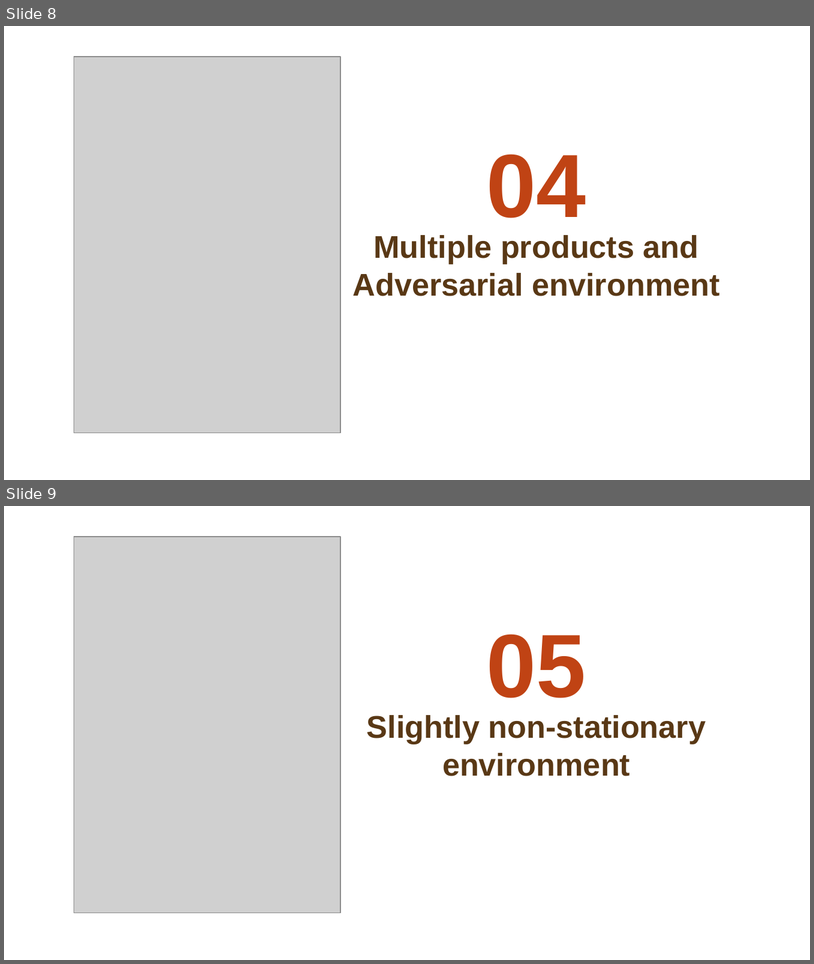
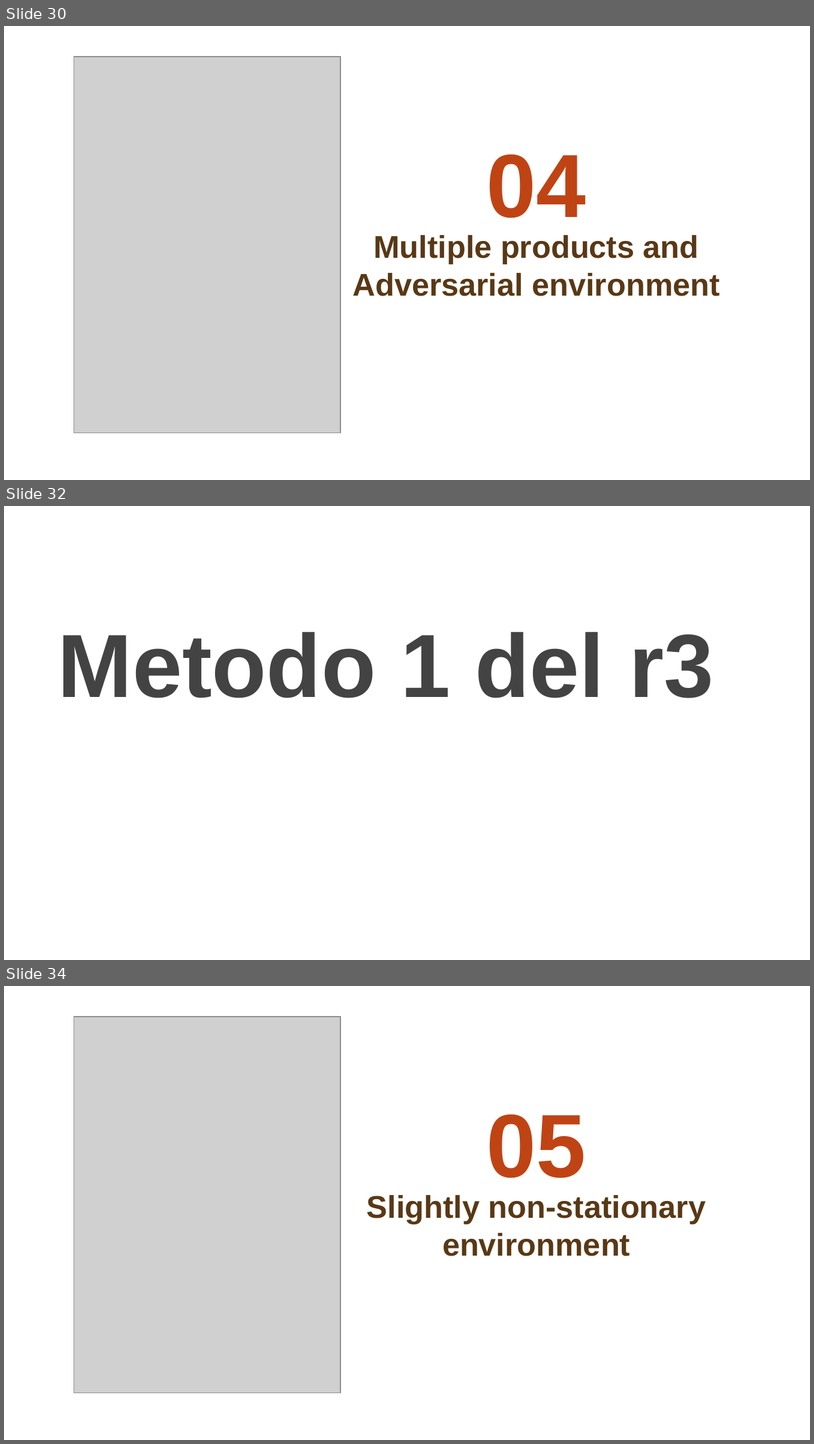
Before and after one commit to matteopasqual02/OLA-2025-project, a slide deck: presentation.pptx. Shown one above the other, each under a label of ours: slides 8 and 9 before the commit, slides 30, 32 and 34 after it; the slides between them are not shown. The pictures are 814x964 and 814x1444 pixels, drawn with LibreOffice and Linux fonts; fonts in the diff are those of the drawing; grey boxes stand for pictures; background and template pictures are left out. Boxes give left, top, right and bottom in pixels: in the first picture for what was removed or moved away, otherwise in the second. Text is boxed around its words. In the diff, an @@ line names an element or a change of style, - is before the commit and + after.

```diff
--- a/presentation.pptx
+++ b/presentation.pptx
@@ slide 32 added at (4, 506, 810, 960), background picture (left out) @@
@@ title added at (58, 632, 714, 698), 80 pt, text #434343, bold @@
+Metodo 1 del r3
@@ what was slide 8 is now slide 30 @@
@@ what was slide 9 is now slide 34 @@
```
Also in this commit, not shown: 1 slide changed, 30 other slides added, 1 slide removed.
